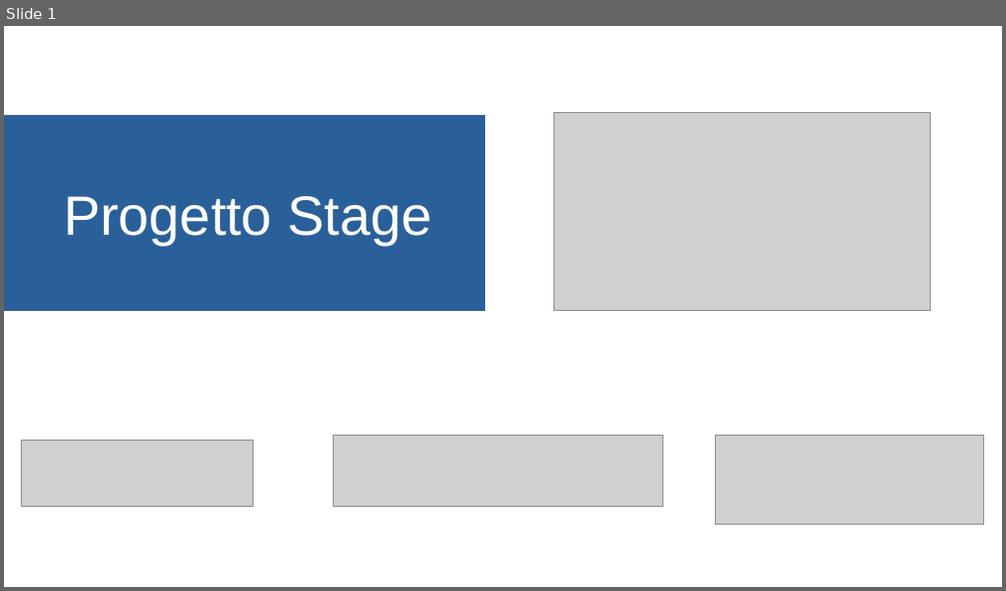
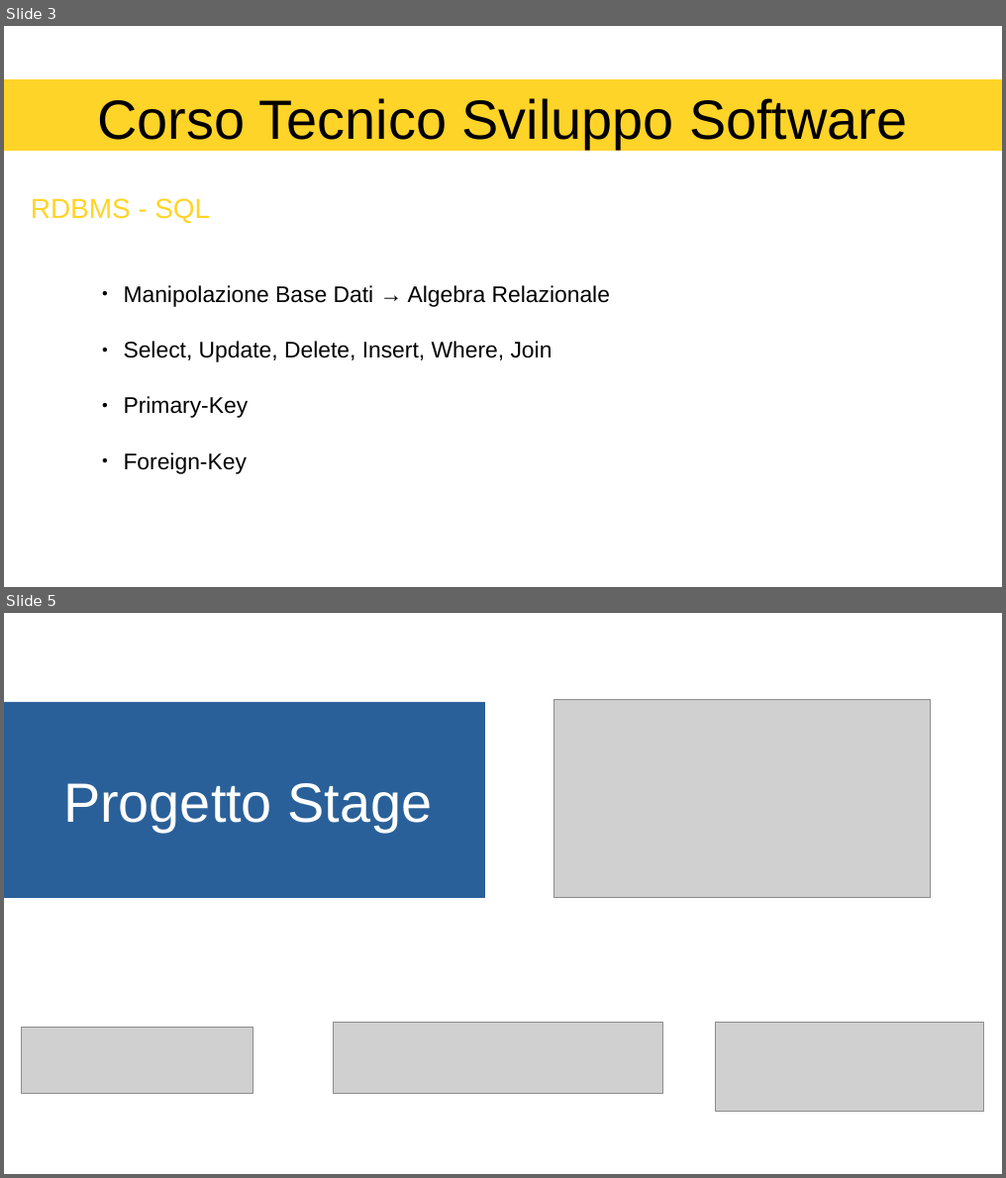
Before and after one commit to az01r/Esercizi-CIAC, a slide deck: Libri/Presentazione/Presentazione.odp. Shown one above the other, each under a label of ours: slide 1 before the commit, slides 3 and 5 after it; the slides between them are not shown. The pictures are 1006x591 and 1006x1178 pixels, drawn with LibreOffice and Linux fonts; fonts in the diff are those of the drawing; grey boxes stand for pictures; background and template pictures are left out. Boxes give left, top, right and bottom in pixels: in the first picture for what was removed or moved away, otherwise in the second. Text is boxed around its words. In the diff, an @@ line names an element or a change of style, - is before the commit and + after.

```diff
--- a/Libri/Presentazione/Presentazione.odp
+++ b/Libri/Presentazione/Presentazione.odp
@@ slide 3 added at (4, 26, 1002, 587), background #FFFFFF @@
@@ rectangle added at (4, 79, 1002, 151), fill #FFD428, 44 pt, text #000000 @@
+Corso Tecnico Sviluppo Software
@@ text added at (31, 198, 210, 224), 22 pt, text #FFD428 @@
+RDBMS - SQL
@@ text added at (124, 285, 610, 474), 18 pt, text #000000 @@
+● Manipolazione Base Dati → Algebra Relazionale
+● Select, Update, Delete, Insert, Where, Join
+● Primary-Key
+● Foreign-Key
@@ what was slide 1 is now slide 5 @@
```
Also in this commit, not shown: 3 other slides added, 5 other files.
